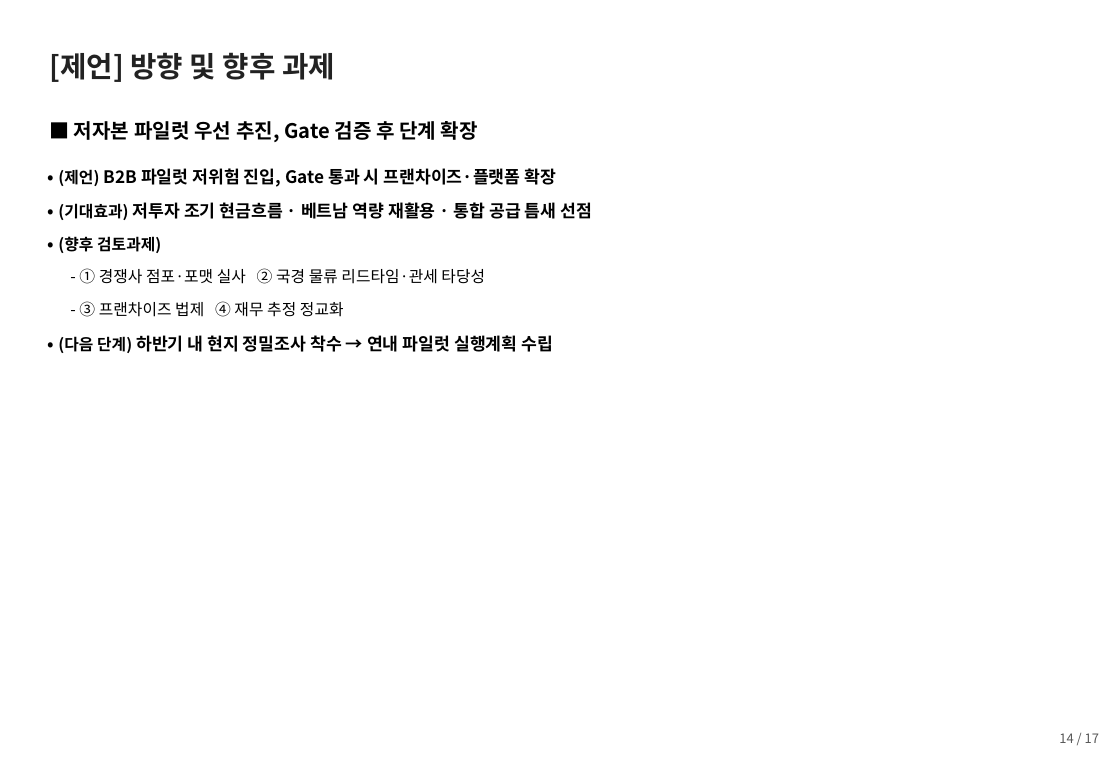
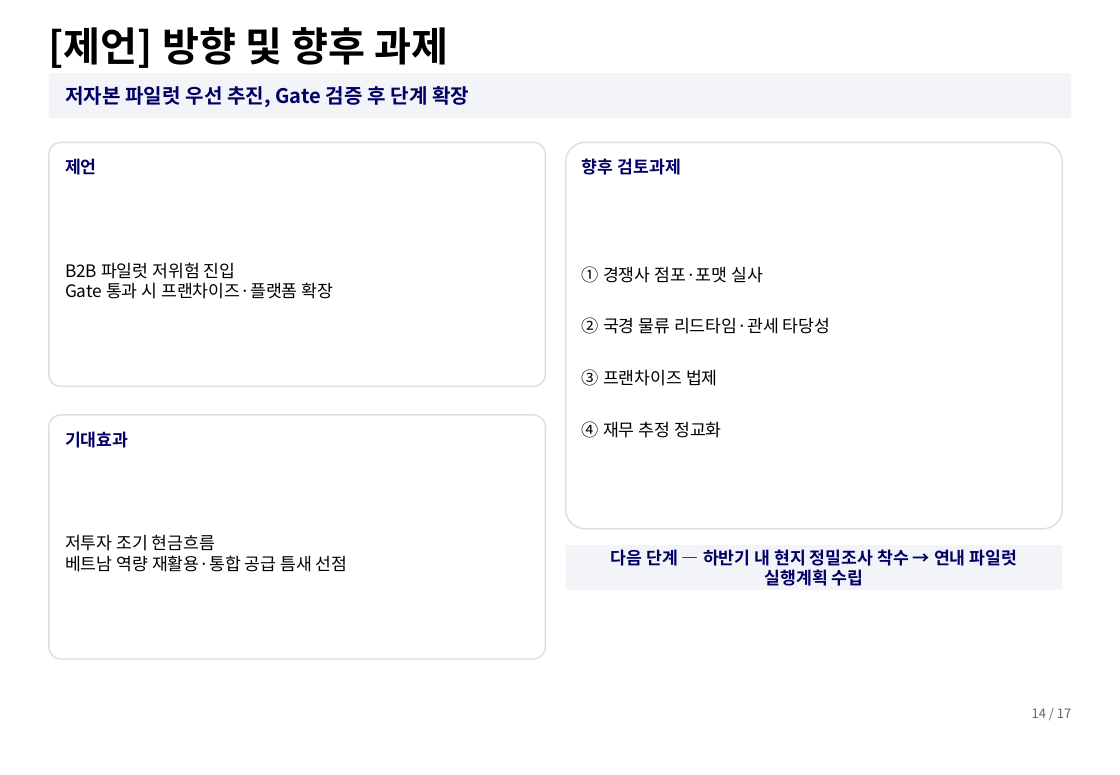
Before and after one commit to avoseed/web1, a slide deck: slide 15 of output/캄보디아_확장기획.pptx. Drawn at 1120x775 pixels with LibreOffice and Linux fonts; fonts in the diff are those of the drawing. Boxes give left, top, right and bottom in pixels: in the first picture for what was removed or moved away, otherwise in the second. Text is boxed around its words. In the diff, an @@ line names an element or a change of style, - is before the commit and + after.

```diff
--- a/output/캄보디아_확장기획.pptx
+++ b/output/캄보디아_확장기획.pptx
@@ text "[제언] 방향 및 향후 과제": place and size @@
-text "[제언] 방향 및 향후 과제" at <box>49,52,335,82</box>
+text "[제언] 방향 및 향후 과제" at <box>49,27,448,68</box>
@@ text "[제언] 방향 및 향후 과제" at <box>49,27,448,68</box>: size 20 to 28 pt, text colour #222222 to #000000; vertical alignment top to bottom @@
@@ rectangle added at <box>49,73,1071,118</box>, fill #F2F4F8 @@
@@ text at <box>65,86,469,107</box>: text changed; text colour #000000 to #000066 @@
-■ 저자본 파일럿 우선 추진, Gate 검증 후 단계 확장
+저자본 파일럿 우선 추진, Gate 검증 후 단계 확장
@@ rounded rectangle added at <box>49,143,545,387</box>, fill #FFFFFF, outline #D9DEE8 1 pt @@
@@ rounded rectangle added at <box>566,143,1062,529</box>, fill #FFFFFF, outline #D9DEE8 1 pt @@
@@ text added at <box>65,158,97,175</box>, 12 pt, text #000066, bold @@
+제언
@@ text at <box>582,158,681,175</box>: text changed; size 11 to 12 pt; text colour #000000 to #000066 @@
-• (향후 검토과제)
+향후 검토과제
@@ vertical alignment top to middle in 5 elements at <box>65,86,469,107</box>, <box>611,549,1018,586</box>, <box>65,262,334,299</box>, <box>65,534,348,572</box>, <box>582,266,831,438</box> @@
@@ text at <box>65,262,334,299</box>: text changed; bold off @@
-• (제언) B2B 파일럿 저위험 진입, Gate 통과 시 프랜차이즈·플랫폼 확장
+B2B 파일럿 저위험 진입
+Gate 통과 시 프랜차이즈·플랫폼 확장
@@ text at <box>582,266,831,438</box>: text changed; size 11 to 12 pt @@
-- ① 경쟁사 점포·포맷 실사 ② 국경 물류 리드타임·관세 타당성
+① 경쟁사 점포·포맷 실사
+② 국경 물류 리드타임·관세 타당성
+③ 프랜차이즈 법제
+④ 재무 추정 정교화
@@ text removed at <box>79,301,344,317</box> @@
-- ③ 프랜차이즈 법제 ④ 재무 추정 정교화
@@ rounded rectangle added at <box>49,416,545,660</box>, fill #FFFFFF, outline #D9DEE8 1 pt @@
@@ text added at <box>65,431,128,448</box>, 12 pt, text #000066, bold @@
+기대효과
@@ text at <box>65,534,348,572</box>: text changed; bold off @@
-• (기대효과) 저투자 조기 현금흐름 · 베트남 역량 재활용 · 통합 공급 틈새 선점
+저투자 조기 현금흐름
+베트남 역량 재활용·통합 공급 틈새 선점
@@ rectangle added at <box>566,546,1062,591</box>, fill #F2F4F8 @@
@@ text at <box>611,549,1018,586</box>: text changed; text colour #000000 to #000066 @@
-• (다음 단계) 하반기 내 현지 정밀조사 착수 → 연내 파일럿 실행계획 수립
+다음 단계 — 하반기 내 현지 정밀조사 착수 → 연내 파일럿 실행계획 수립
@@ text "14 / 17": place and size @@
-text "14 / 17" at <box>1059,733,1099,743</box>
+text "14 / 17" at <box>1032,708,1071,718</box>
@@ text "14 / 17" at <box>1032,708,1071,718</box>: text colour #595959 to #666666 @@
```
Also in this commit, not shown: 17 other slides changed, 1 other file.
